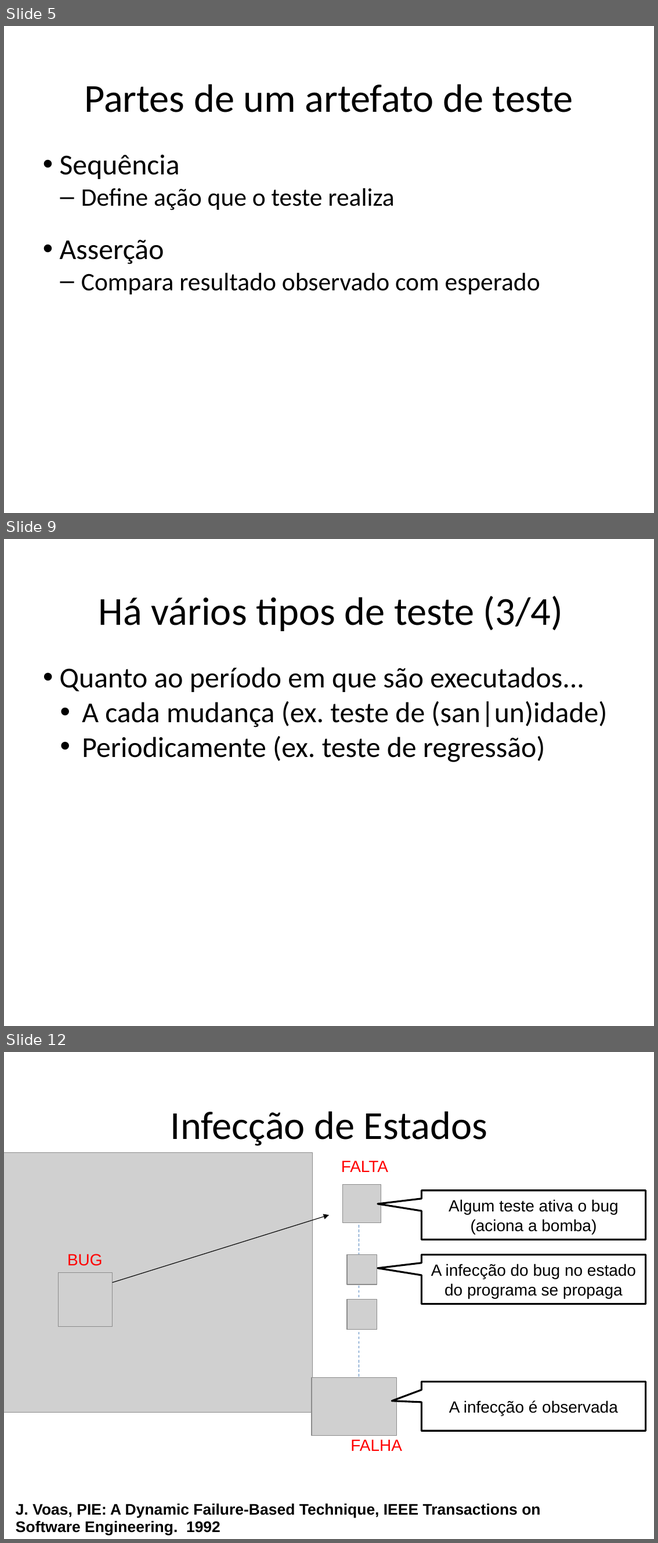
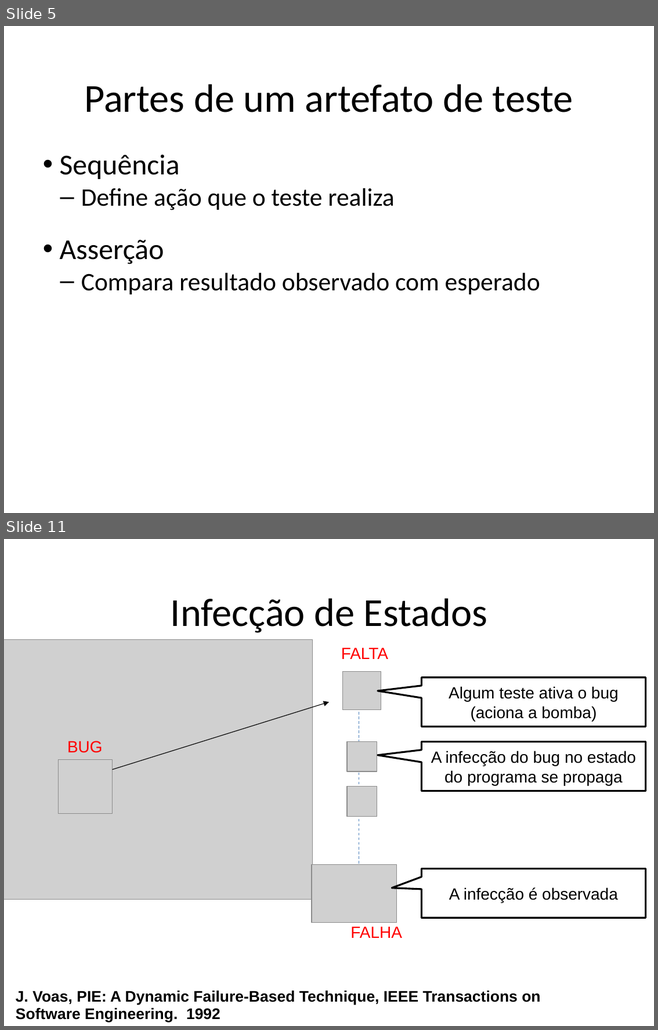
Before and after one commit to STAR-RG/testing-cin, a slide deck: slides.pptx. Shown one above the other, each under a label of ours: slides 5, 9 and 12 before the commit, slides 5 and 11 after it; the slides between them are not shown. The pictures are 658x1543 and 658x1030 pixels, drawn with LibreOffice and Linux fonts; fonts in the diff are those of the drawing; grey boxes stand for pictures. Boxes give left, top, right and bottom in pixels: in the first picture for what was removed or moved away, otherwise in the second. Text is boxed around its words. In the diff, an @@ line names an element or a change of style, - is before the commit and + after.

```diff
--- a/slides.pptx
+++ b/slides.pptx
@@ slide 9 removed at (4,539,654,1026), background #FFFFFF @@
@@ text removed at (99,596,563,631) @@
-Há vários tipos de teste (3/4)
@@ text removed at (60,667,607,762) @@
-• Quanto ao período em que são executados...
-  • A cada mudança (ex. teste de (san|un)idade)
-  • Periodicamente (ex. teste de regressão)
@@ what was slide 12 is now slide 11 @@
```
Also in this commit, not shown: 9 slides changed, 1 other slide removed.
